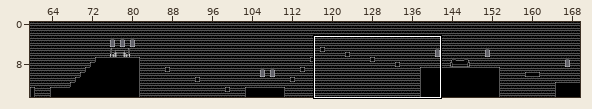
A Tiled map (JSON) gets an edit: assets/levels/level_2.json. The first picture is a wide view before the edit; the outline marks the close-up.
Close-up. The starting point:
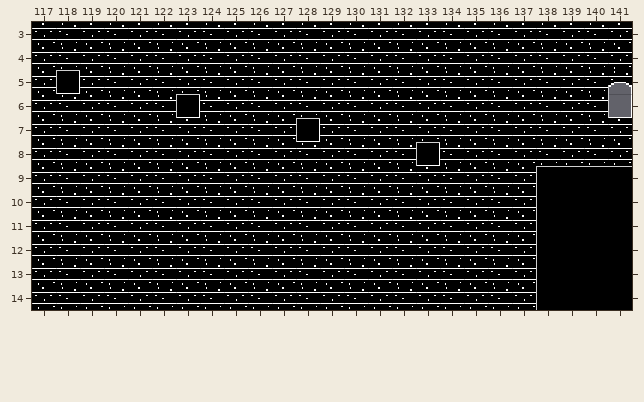
Cells are 16x16 px. Shown: x 117..141, y 3..14. The commit also changed other parts of the map, which this record leaves out.
Once edited:
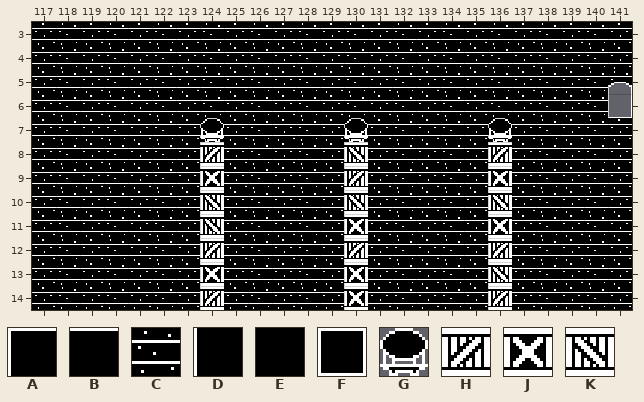
Key: from "tileset": A 0, B 1, C 6, D 16, E 17, F 65, G 129, H 170, J 171, K 172.
_ is an empty cell.
Tiles replaced or removed in this view: A, B, C, D, E, F.
The edit:
Changed rows in their new state; . is an unchanged cell.
Layer "Background":
first column x 124:
 8 _....._....._
 9 _....._....._
10 _....._....._
11 _....._....._
12 _....._....._
13 _....._....._
14 _....._....._
Layer "Ground":
first column x 118:
 5 _.......................
 6 ....._..................
 7 ......G..._.G.....G.....
 8 ......H.....K.._..H.....
 9 ......J.....H.....J.____
10 ......K.....K.....K.____
11 ......K.....J.....J.____
12 ......H.....H.....H.____
13 ......J.....J.....K.____
14 ......H.....J.....H.____
